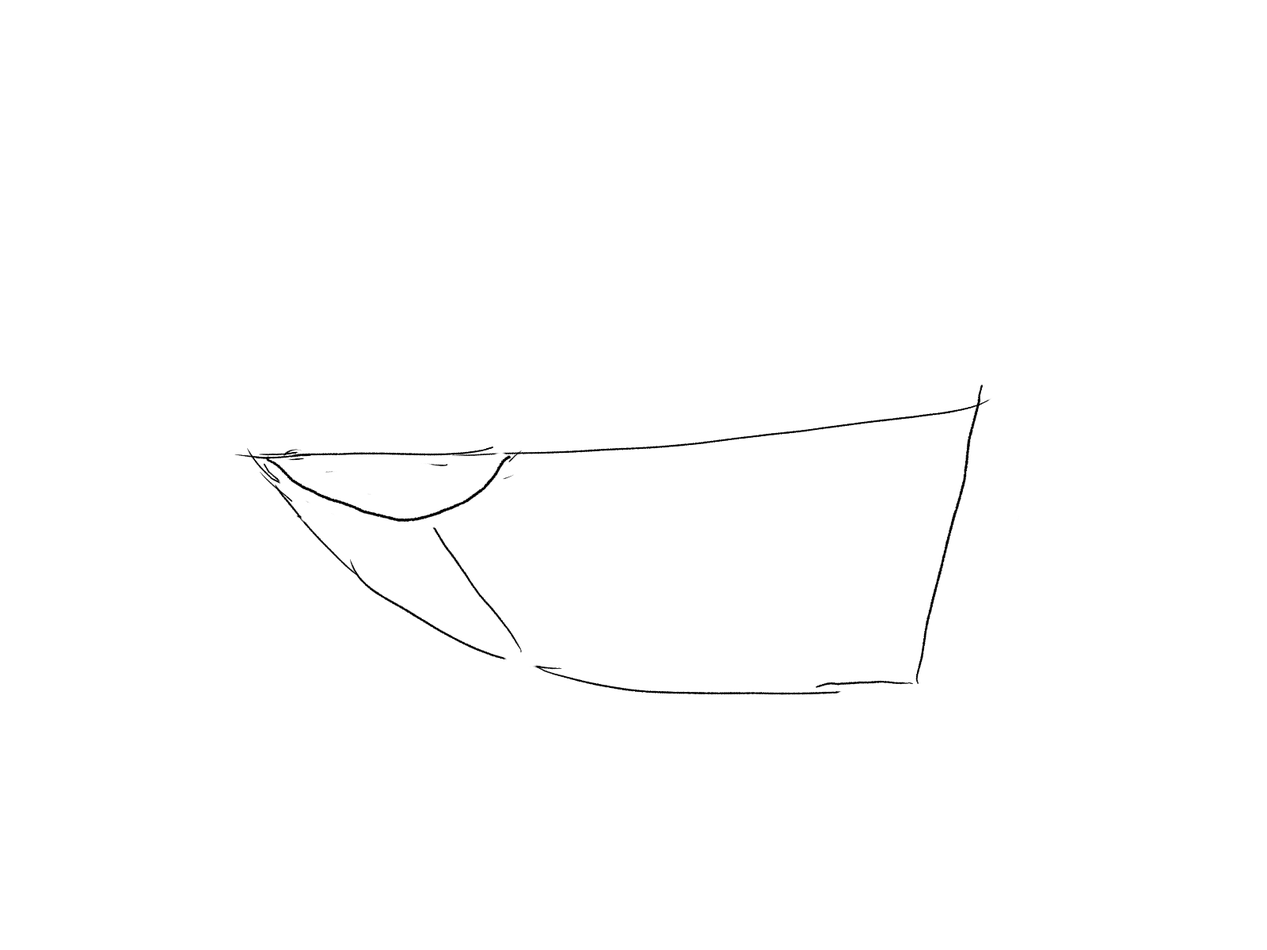
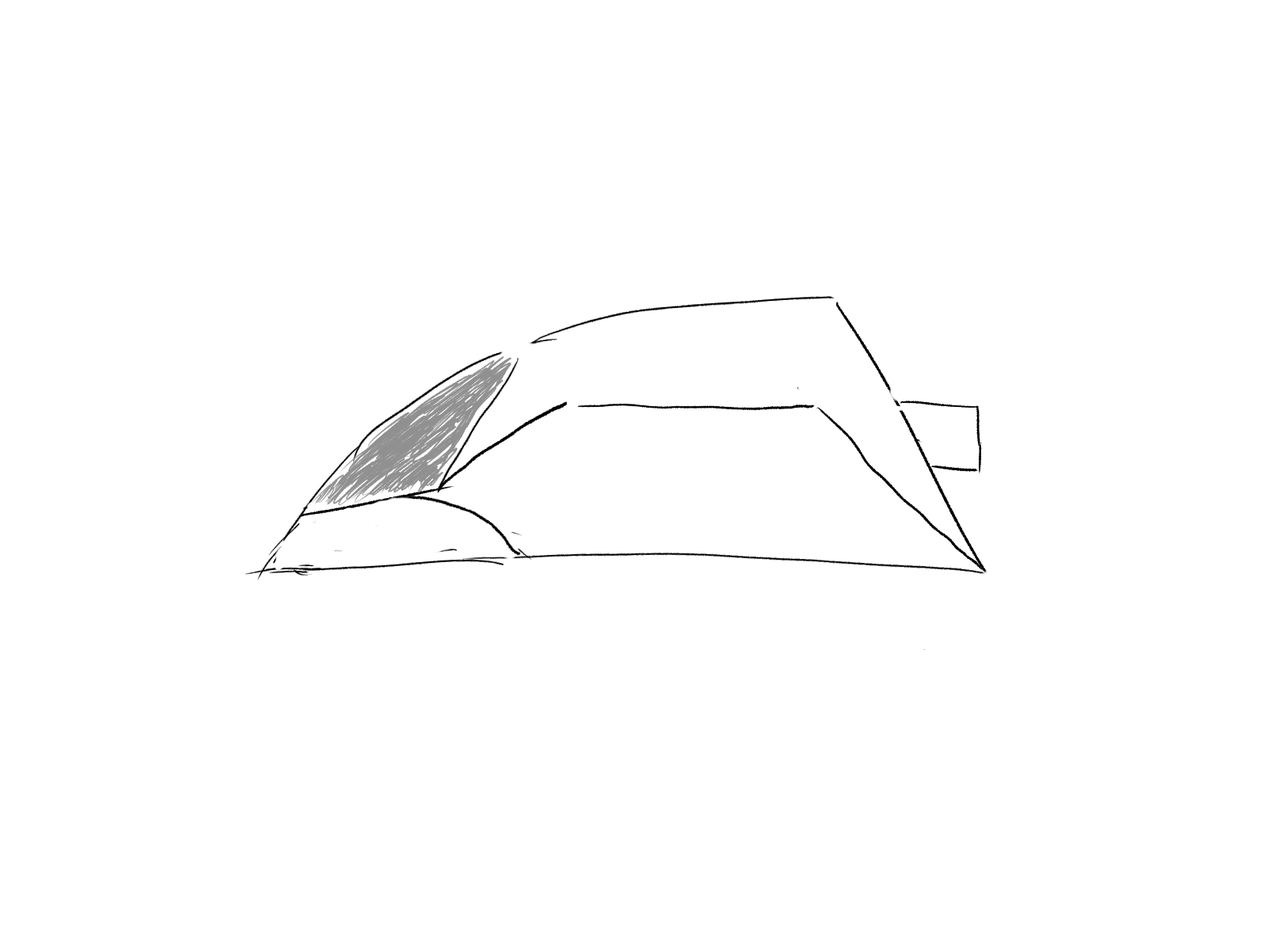
Revision of a layered w=1267, h=950 image; what changed, layer by layer:
painted on "Layer 2" over [234, 296, 1019, 696]
painted on "Layer 1" over [234, 296, 1019, 696]
